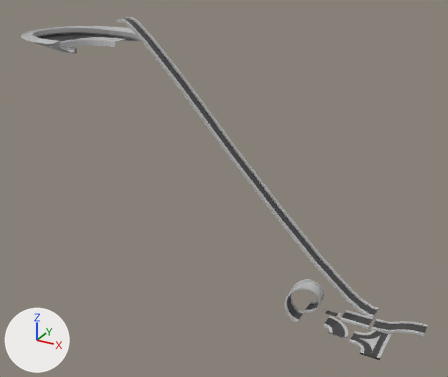
The FBX model Assets/3_3D Art/carlos/ModKits/ModKitTracks/ModkitTracks.fbx as it was, and as the next commit left it.
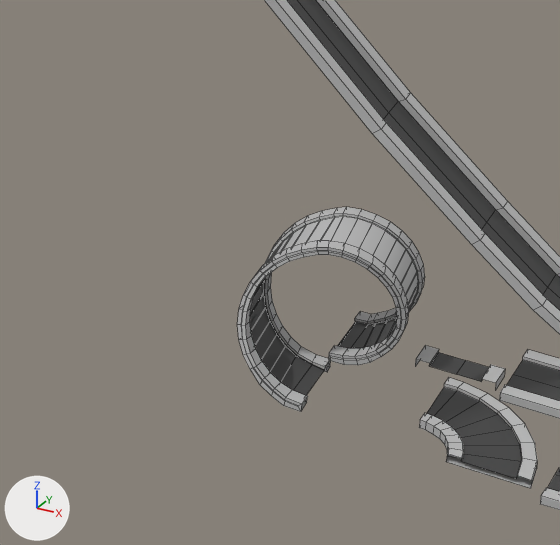
Each version appears first whole from a camera (50 mm lens) standing at (11.2, -44.2, 31.7) and looking at (-14.7, 3.0, 8.1), and next in a close-up on the part from 52% to 79% of the width and 62% to 93% of the height. The lights are fixed; the arrows at lower left show +X, +Y and +Z. The close-ups show mesh edges as thin lines. Where no turn or scale is listed for an object, it has been applied to the vertices.

Objects in the first close-up: '90*Curve', 'Loop', 'Ramp2', 'Straight1', 'Straight2'.
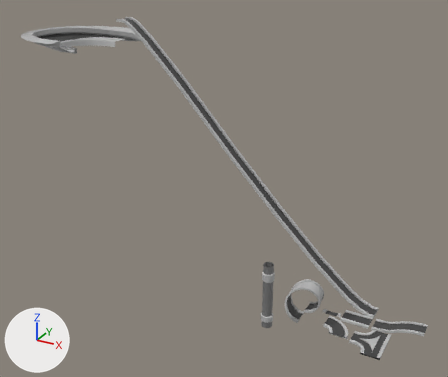
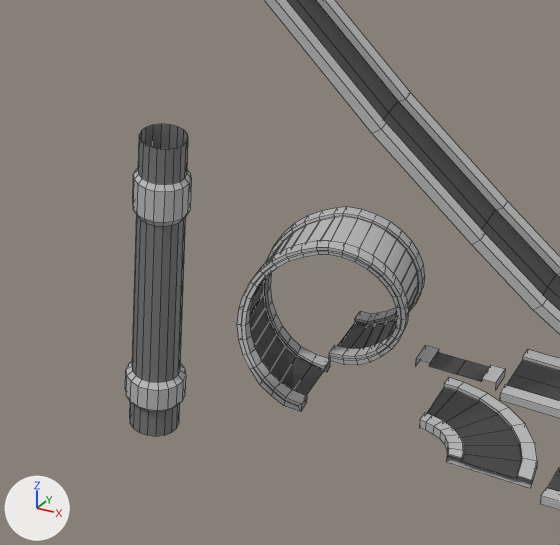
What differs and where, as boxes [x1, y1, x2, y2] in the close-ups (560 x 545 px):
'Pilar', added
    after: [125, 124, 192, 436]
    faces in mat_material__12_slot__3 (grey #787878): [130, 124, 188, 436]
    faces in mat_material__13 (grey #bcbcbc): [125, 168, 192, 412]

The change, as a list of edits to the scene's bpy script:
```text
Add mat_material__12_slot__3:
    mat_material__12_slot__3 = principled_material('Material #12 Slot #3')
    mat_material__12_slot__3.base_color = (0.188, 0.188, 0.188)  # grey #787878
    mat_material__12_slot__3.roughness = 0.568
Add me_mesh_008:
    me_mesh_008.from_pydata(...)  # 180 vertices, 162 faces; spans x -0.54..0.54, y -0.53..0.53, z 0.0..5.92
    # faces by material slot: [108, 54]
    me_mesh_008.materials.append(mat_material__13)  # grey #bcbcbc
    me_mesh_008.materials.append(mat_material__12_slot__3)  # grey #787878
Add ob_pilar:
    ob_pilar = bpy.data.objects.new('Pilar', me_mesh_008)
    ob_pilar.location = (-6.61, -4.25, 0.0)
```
